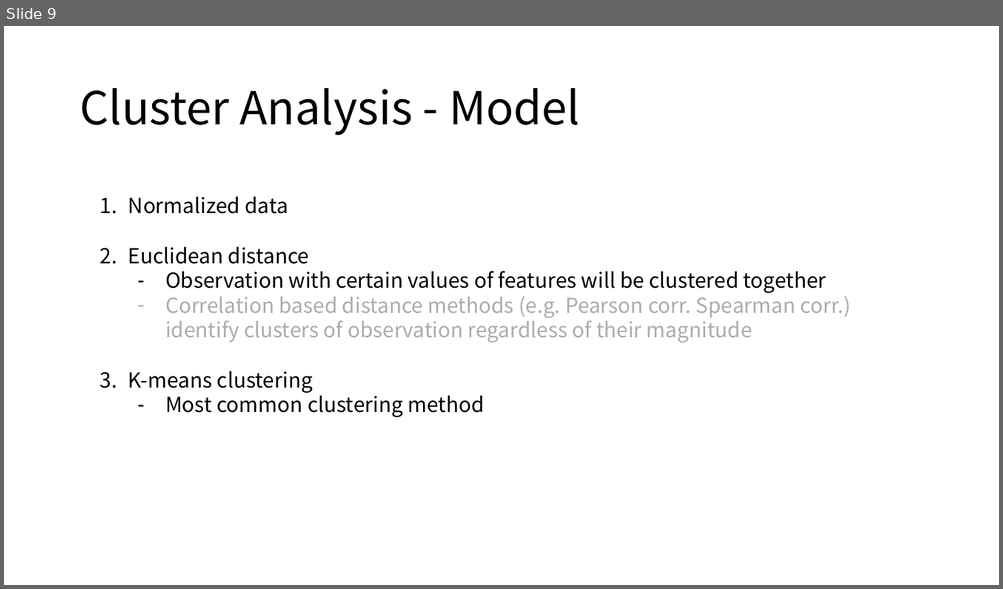
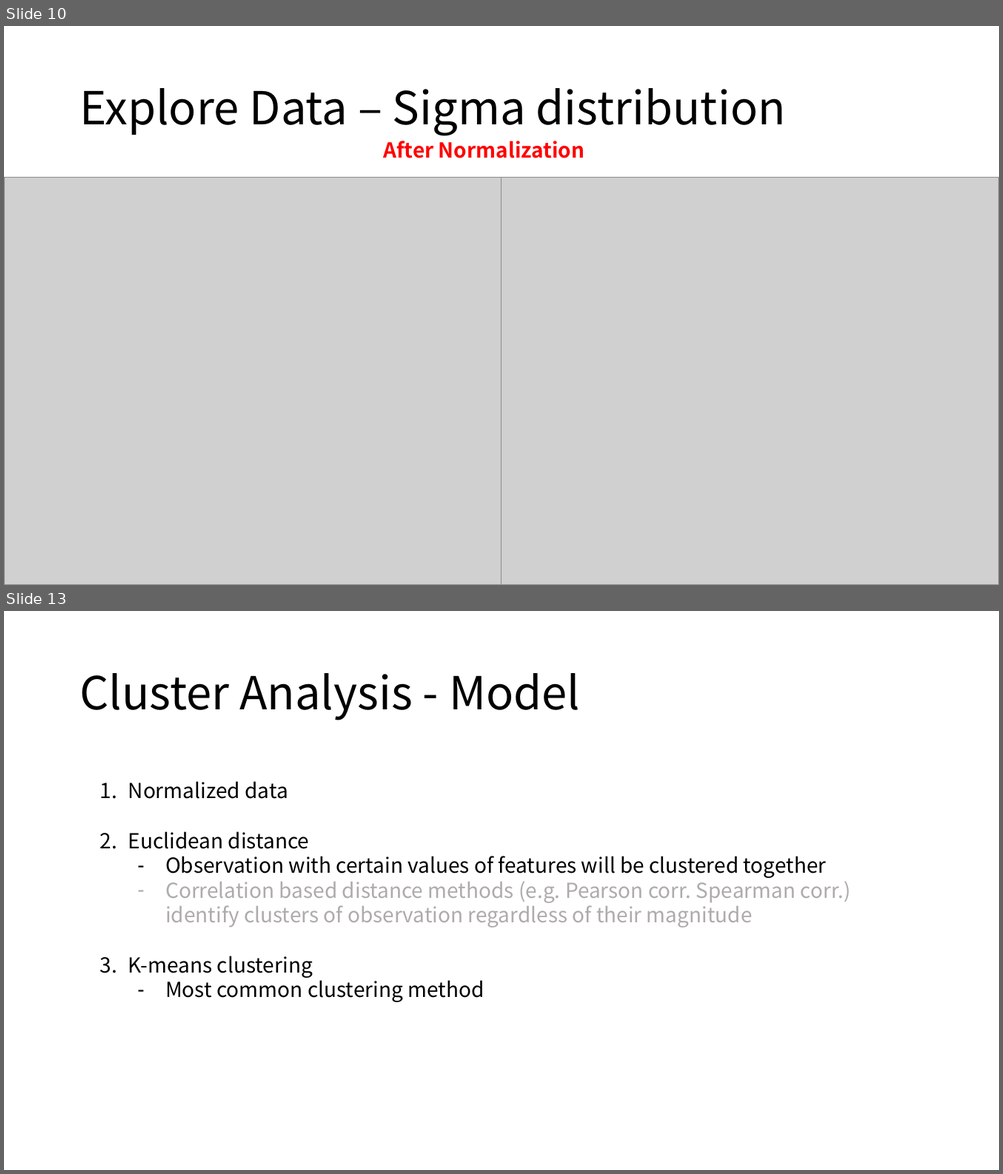
Before and after one commit to HeesooSong/UNIST_internship, a slide deck: Progress Update/20221115_Progress Update.pptx. Shown one above the other, each under a label of ours: slide 9 before the commit, slides 10 and 13 after it; the slides between them are not shown. The pictures are 1003x589 and 1003x1174 pixels, drawn with LibreOffice and Linux fonts; fonts in the diff are those of the drawing; grey boxes stand for pictures. Boxes give left, top, right and bottom in pixels: in the first picture for what was removed or moved away, otherwise in the second. Text is boxed around its words. In the diff, an @@ line names an element or a change of style, - is before the commit and + after.

```diff
--- a/Progress Update/20221115_Progress Update.pptx
+++ b/Progress Update/20221115_Progress Update.pptx
@@ slide 10 added at <box>4,26,999,585</box>, background #FFFFFF @@
@@ title added at <box>79,88,785,136</box>, 44 pt, text #000000 @@
+Explore Data – Sigma distribution
@@ text added at <box>384,141,584,158</box>, 20 pt, text #FF0000, bold @@
+After Normalization
@@ picture added at <box>4,178,502,585</box> @@
@@ picture added at <box>502,178,999,585</box> @@
@@ what was slide 9 is now slide 13 @@
```
Also in this commit, not shown: 6 slides changed, 4 other slides added, 1 slide removed, 5 other files.
